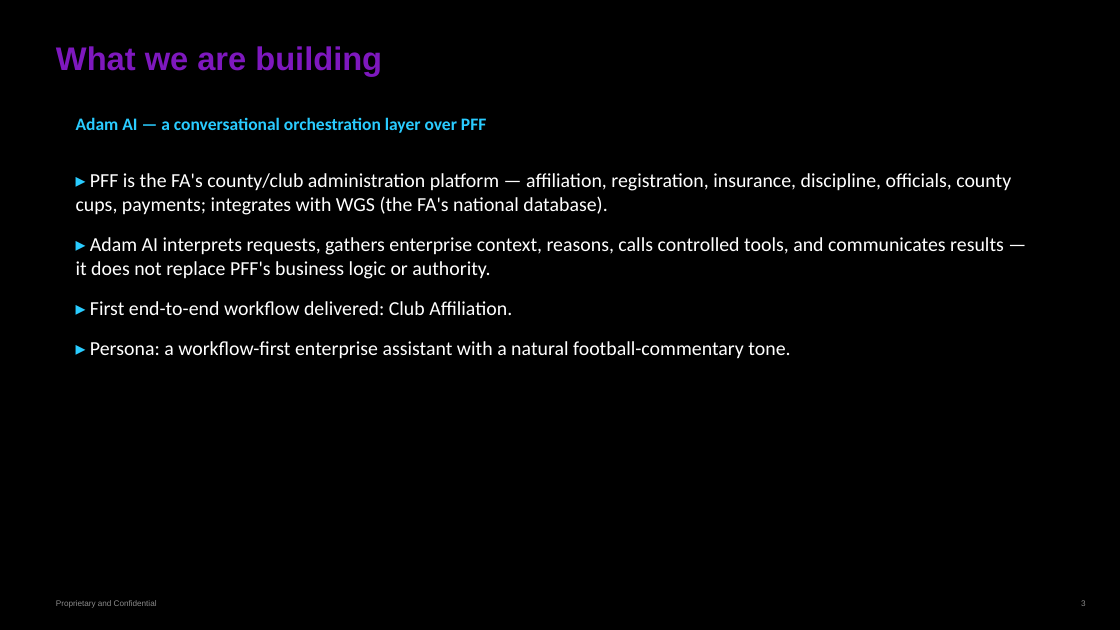
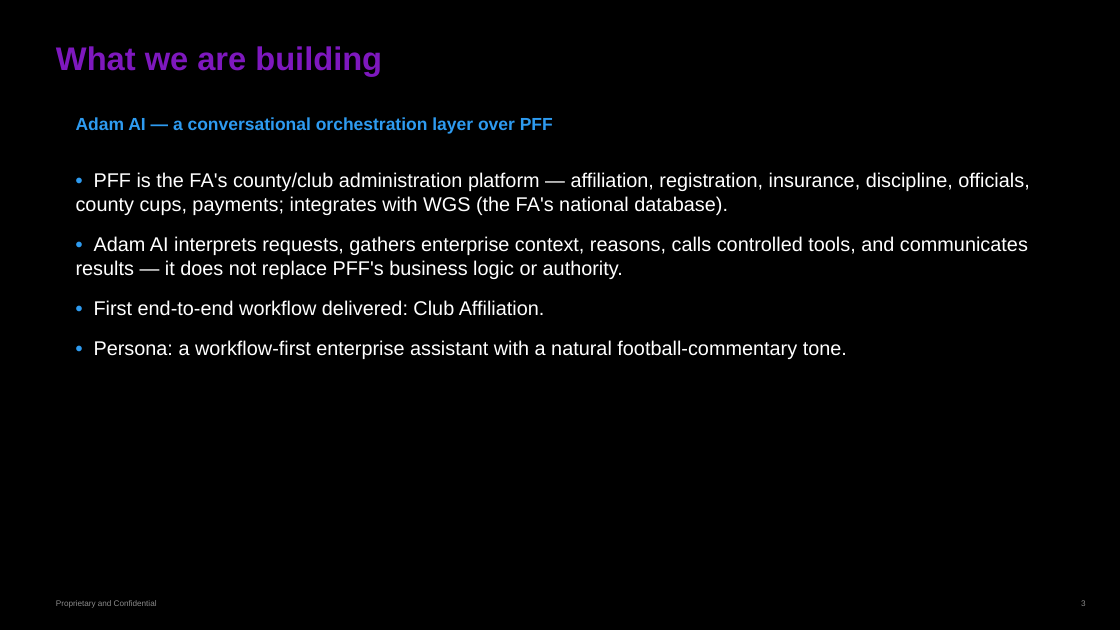
Before and after one commit to gobimca87/PF-FT, a slide deck: slide 3 of docs/PPT/00-overview.pptx. Drawn at 1120x630 pixels with LibreOffice and Linux fonts; fonts in the diff are those of the drawing; background and template pictures are left out. Boxes give left, top, right and bottom in pixels: in the first picture for what was removed or moved away, otherwise in the second. Text is boxed around its words. In the diff, an @@ line names an element or a change of style, - is before the commit and + after.

```diff
--- a/docs/PPT/00-overview.pptx
+++ b/docs/PPT/00-overview.pptx
@@ text "Adam AI — a conversational ..." at <box>76,117,553,134</box>: font Calibri to Arial, text colour #2ACCFF to #2E9BF0 @@
@@ text at <box>76,172,1029,359</box>: text changed; font Calibri to Arial @@
-▸ PFF is the FA's county/club administration platform — affiliation, registration, insurance, discipline, officials, county cups, payments; integrates with WGS (the FA's national database).
-▸ Adam AI interprets requests, gathers enterprise context, reasons, calls controlled tools, and communicates results — it does not replace PFF's business logic or authority.
-▸ First end-to-end workflow delivered: Club Affiliation.
-▸ Persona: a workflow-first enterprise assistant with a natural football-commentary tone.
+• PFF is the FA's county/club administration platform — affiliation, registration, insurance, discipline, officials, county cups, payments; integrates with WGS (the FA's national database).
+• Adam AI interprets requests, gathers enterprise context, reasons, calls controlled tools, and communicates results — it does not replace PFF's business logic or authority.
+• First end-to-end workflow delivered: Club Affiliation.
+• Persona: a workflow-first enterprise assistant with a natural football-commentary tone.
```
Also in this commit, not shown: 11 other slides changed, 3 other files.
